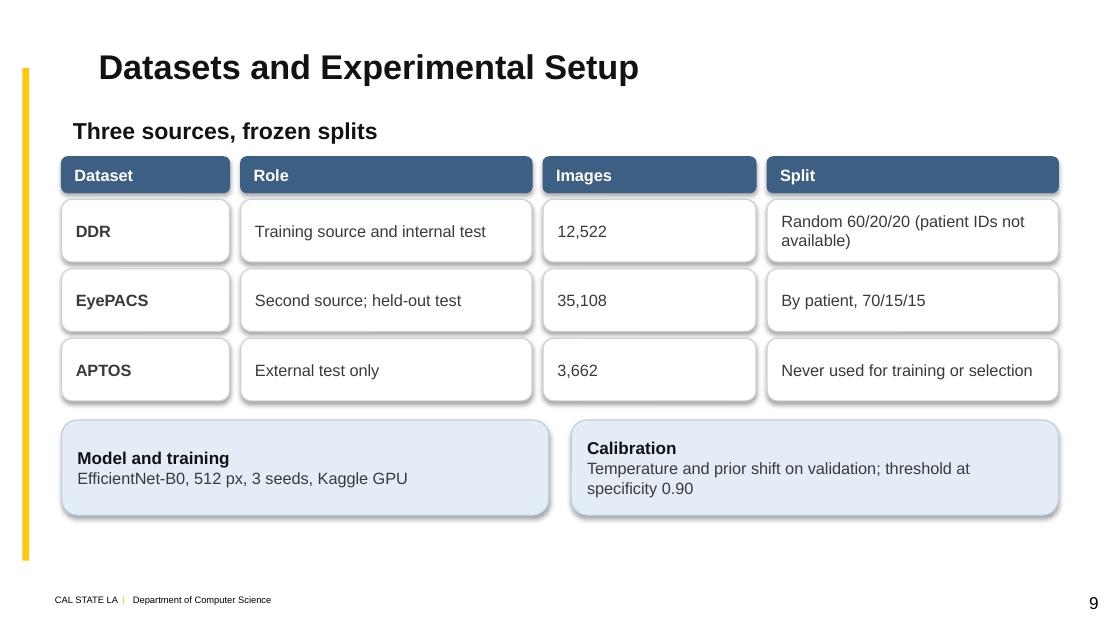
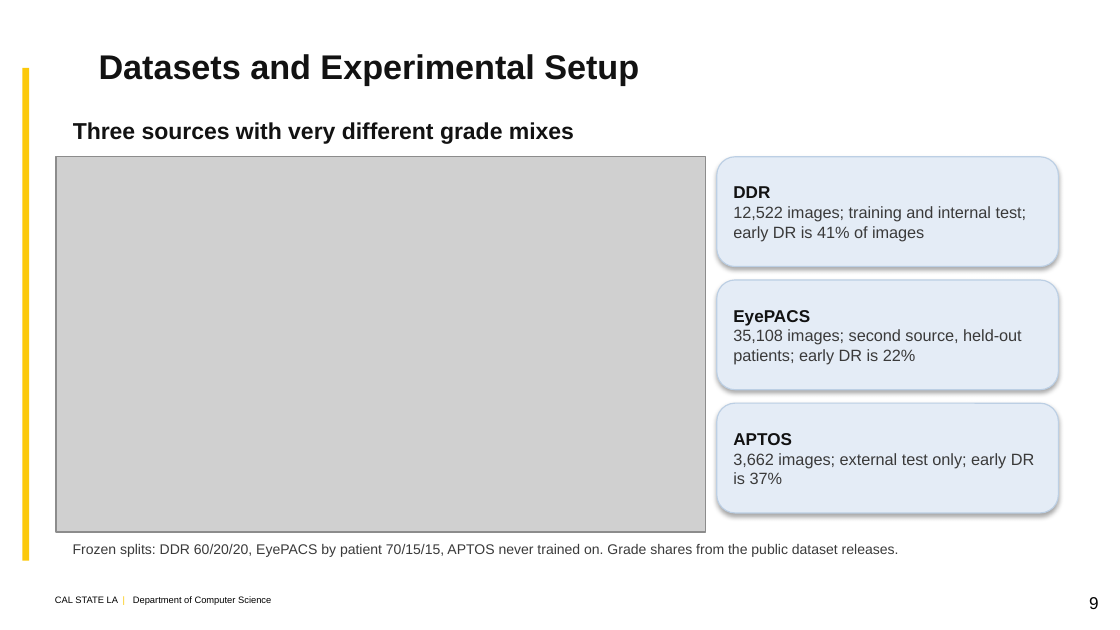
Before and after one commit to kazimab1/Early-DR, a slide deck: slide 9 of DR_Final_5min.pptx. Drawn at 1120x630 pixels with LibreOffice and Linux fonts; fonts in the diff are those of the drawing; grey boxes stand for pictures; background and template pictures are left out. Boxes give left, top, right and bottom in pixels: in the first picture for what was removed or moved away, otherwise in the second. Text is boxed around its words. In the diff, an @@ line names an element or a change of style, - is before the commit and + after.

```diff
--- a/DR_Final_5min.pptx
+++ b/DR_Final_5min.pptx
@@ text at box(73, 122, 574, 144): text changed @@
-Three sources, frozen splits
+Three sources with very different grade mixes
@@ picture added at box(56, 157, 706, 532) @@
@@ rounded rectangle removed at box(62, 157, 230, 193) @@
-Dataset
@@ rounded rectangle removed at box(241, 157, 532, 193) @@
-Role
@@ rounded rectangle removed at box(543, 157, 756, 193) @@
-Images
@@ rounded rectangle added at box(717, 157, 1058, 267), fill #E4ECF6, outline #BCCFE4 0.75 pt, 10.5 pt, text #3A3A3A @@
+DDR
+12,522 images; training and internal test; early DR is 41% of images
@@ rounded rectangle removed at box(767, 157, 1058, 193) @@
-Split
@@ rounded rectangle removed at box(62, 199, 230, 262) @@
-DDR
@@ rounded rectangle removed at box(241, 199, 532, 262) @@
-Training source and internal test
@@ rounded rectangle removed at box(543, 199, 756, 262) @@
-12,522
@@ rounded rectangle removed at box(767, 199, 1058, 262) @@
-Random 60/20/20 (patient IDs not available)
@@ rounded rectangle removed at box(62, 269, 230, 332) @@
-EyePACS
@@ rounded rectangle removed at box(241, 269, 532, 332) @@
-Second source; held-out test
@@ rounded rectangle removed at box(543, 269, 756, 332) @@
-35,108
@@ rounded rectangle removed at box(767, 269, 1058, 332) @@
-By patient, 70/15/15
@@ rounded rectangle added at box(717, 280, 1058, 390), fill #E4ECF6, outline #BCCFE4 0.75 pt, 10.5 pt, text #3A3A3A @@
+EyePACS
+35,108 images; second source, held-out patients; early DR is 22%
@@ rounded rectangle removed at box(62, 338, 230, 401) @@
-APTOS
@@ rounded rectangle removed at box(241, 338, 532, 401) @@
-External test only
@@ rounded rectangle removed at box(543, 338, 756, 401) @@
-3,662
@@ rounded rectangle removed at box(767, 338, 1058, 401) @@
-Never used for training or selection
@@ rounded rectangle "APTOS": place and size @@
-rounded rectangle "APTOS" at box(62, 420, 549, 515)
+rounded rectangle "APTOS" at box(717, 403, 1058, 513)
@@ rounded rectangle removed at box(571, 420, 1058, 515) @@
-Calibration
-Temperature and prior shift on validation; threshold at specificity 0.90
@@ text in rounded rectangle at box(733, 433, 1034, 484): text changed @@
-Model and training
-EfficientNet-B0, 512 px, 3 seeds, Kaggle GPU
+APTOS
+3,662 images; external test only; early DR is 37%
@@ text added at box(73, 544, 899, 557), 9 pt, text #3A3A3A @@
+Frozen splits: DDR 60/20/20, EyePACS by patient 70/15/15, APTOS never trained on. Grade shares from the public dataset releases.
```
Also in this commit, not shown: 1 other slide changed, 2 other files.
